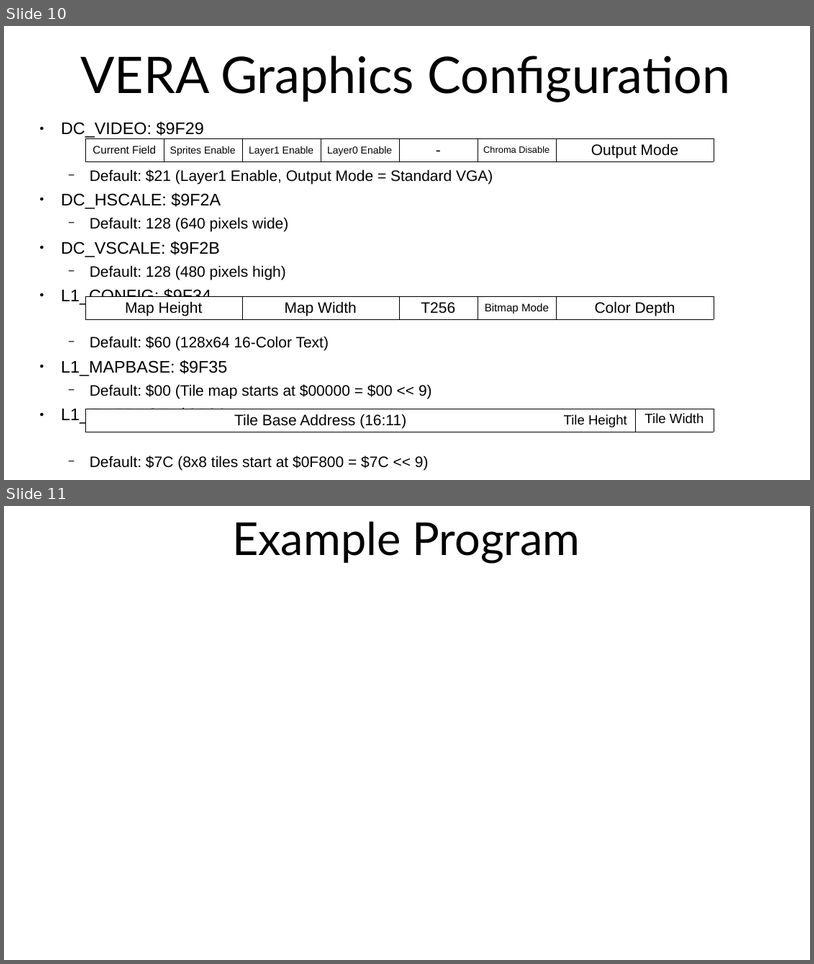
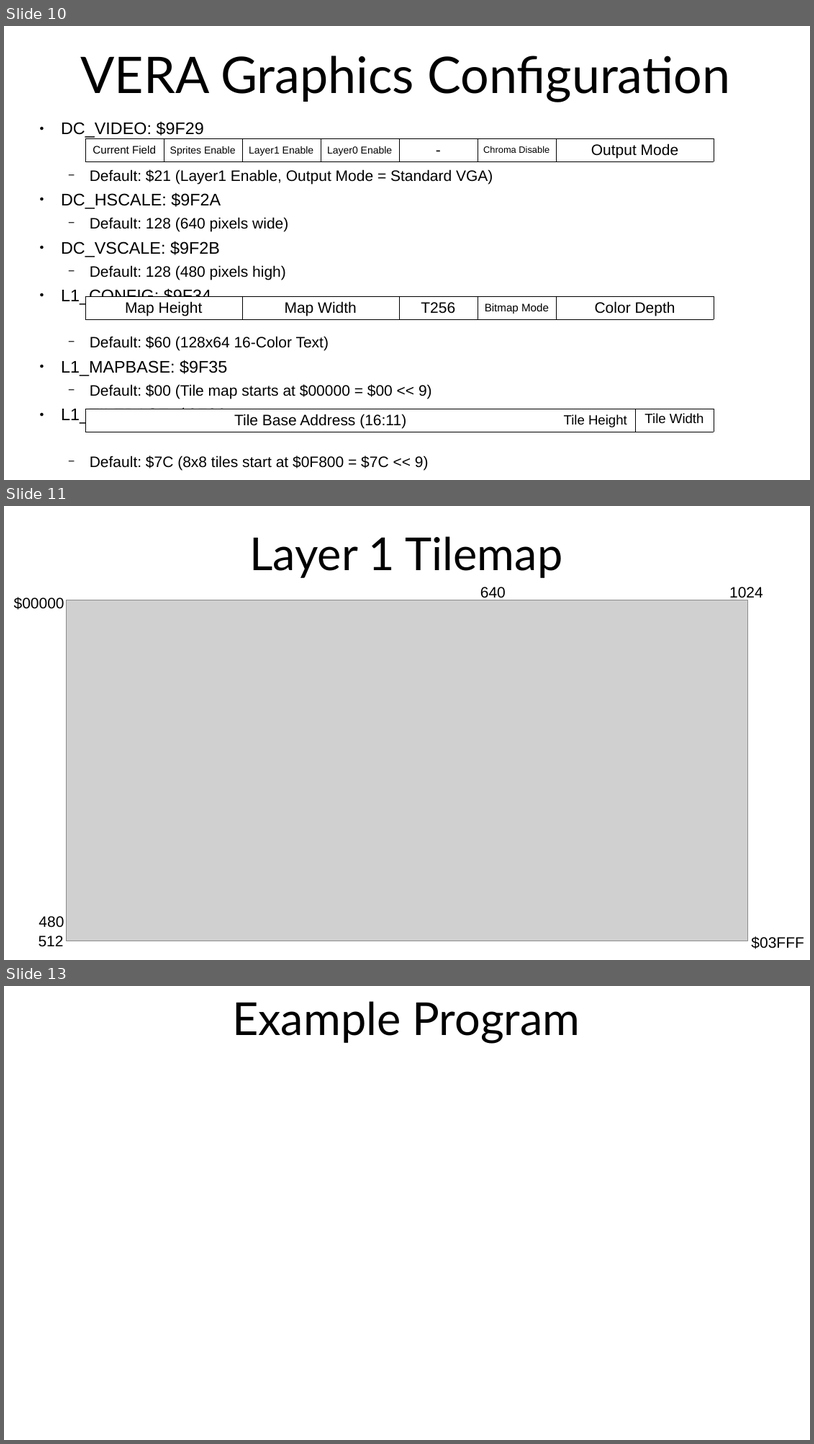
Before and after one commit to SlithyMatt/x16-assembly-tutorial, a slide deck: Lesson9/Lesson9.odp. Shown one above the other, each under a label of ours: slides 10 and 11 before the commit, slides 10, 11 and 13 after it; the slides between them are not shown. The pictures are 814x964 and 814x1444 pixels, drawn with LibreOffice and Linux fonts; fonts in the diff are those of the drawing; grey boxes stand for pictures. Boxes give left, top, right and bottom in pixels: in the first picture for what was removed or moved away, otherwise in the second. Text is boxed around its words. In the diff, an @@ line names an element or a change of style, - is before the commit and + after.

```diff
--- a/Lesson9/Lesson9.odp
+++ b/Lesson9/Lesson9.odp
@@ slide 11 added at [4,506,810,960], background #FFFFFF @@
@@ title added at [250,536,563,578], 54 pt, text #000000 @@
+Layer 1 Tilemap
@@ text added at [481,587,506,601], 18 pt, text #000000 @@
+640
@@ text added at [730,587,764,601], 18 pt, text #000000 @@
+1024
@@ text added at [14,597,64,610], 18 pt, text #000000 @@
+$00000
@@ picture added at [67,600,748,941] @@
@@ text added at [39,916,64,927], 18 pt, text #000000 @@
+480
@@ text added at [39,935,64,947], 18 pt, text #000000 @@
+512
@@ text added at [751,936,804,949], 18 pt, text #000000 @@
+$03FFF
@@ what was slide 11 is now slide 13 @@
```
Also in this commit, not shown: 1 other slide added.
